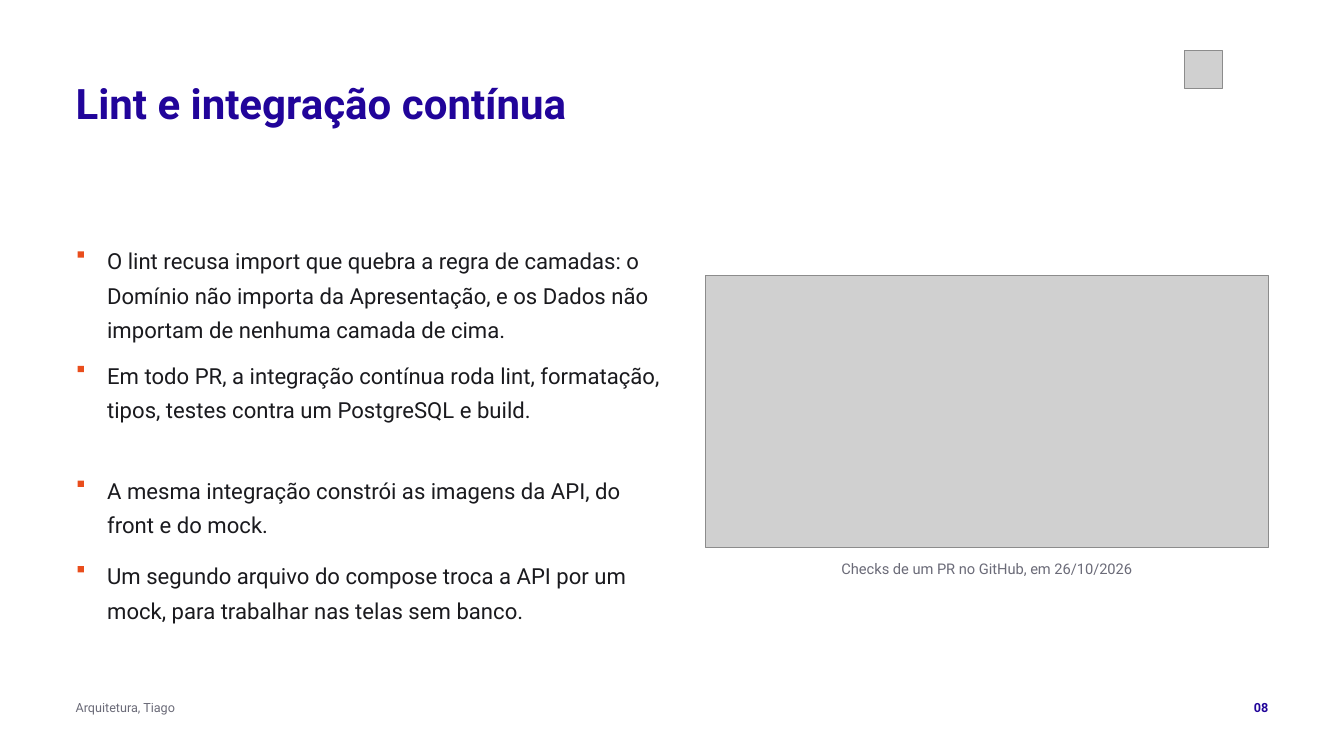
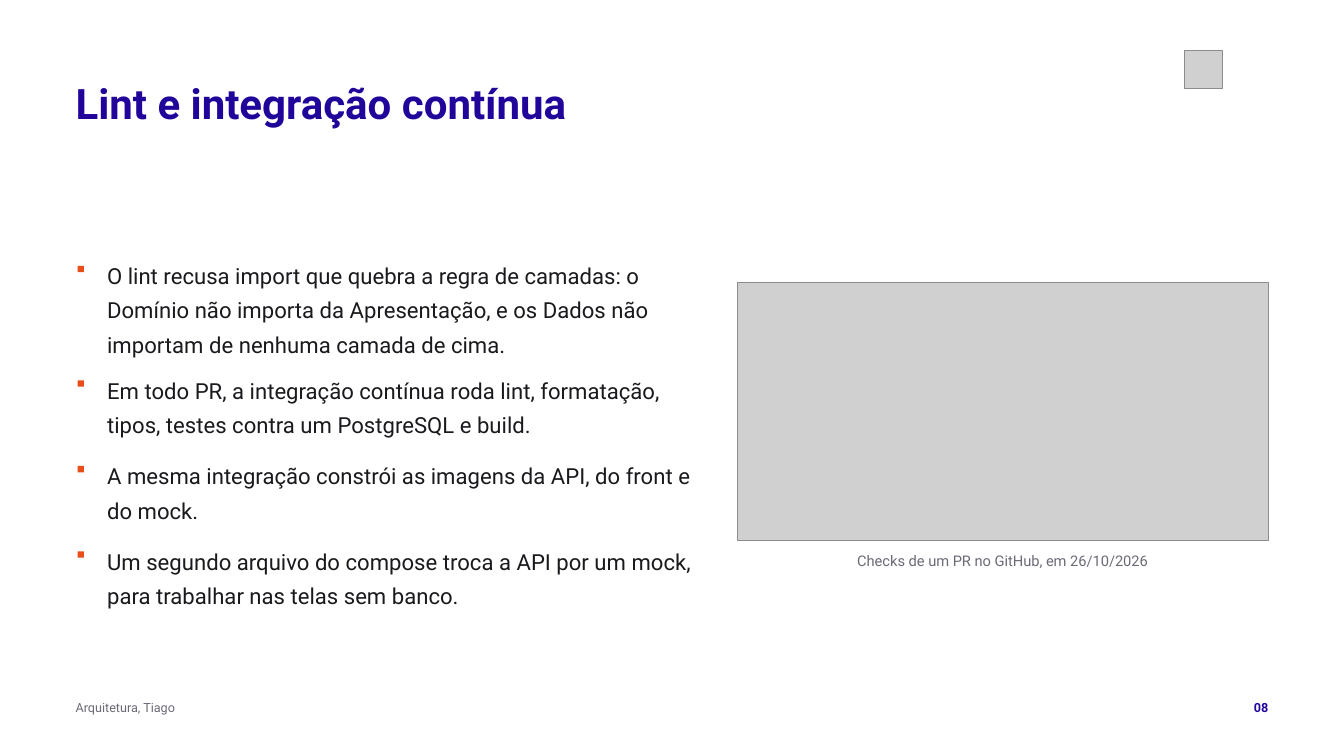
Before and after one commit to tcpassos/invite-app, a slide deck: slide 8 of trabalhos/T3-Apresentacao-Intermediaria.pptx. Drawn at 1344x756 pixels with LibreOffice and Linux fonts; fonts in the diff are those of the drawing; grey boxes stand for pictures. Boxes give left, top, right and bottom in pixels: in the first picture for what was removed or moved away, otherwise in the second. Text is boxed around its words. In the diff, an @@ line names an element or a change of style, - is before the commit and + after.

```diff
--- a/trabalhos/T3-Apresentacao-Intermediaria.pptx
+++ b/trabalhos/T3-Apresentacao-Intermediaria.pptx
@@ rectangle: place and size @@
-rectangle at [78,251,84,257]
+rectangle at [78,266,84,272]
@@ text "O lint recusa import que ...": place and size @@
-text "O lint recusa import que ..." at [107,252,648,343]
+text "O lint recusa import que ..." at [107,267,648,358]
@@ picture: place and size @@
-picture at [706,275,1268,547]
+picture at [737,283,1268,540]
@@ rectangle: place and size @@
-rectangle at [78,366,84,372]
+rectangle at [78,380,84,386]
@@ text "Em todo PR, a integração ...": place and size @@
-text "Em todo PR, a integração ..." at [107,367,659,423]
+text "Em todo PR, a integração ..." at [107,382,659,438]
@@ rectangle: place and size @@
-rectangle at [78,481,84,487]
+rectangle at [78,466,84,472]
@@ text "A mesma integração constrói as ..." rewrapped from [107,482,620,534] to [107,467,690,520] @@
@@ rectangle: place and size @@
-rectangle at [78,567,84,573]
+rectangle at [78,552,84,558]
@@ text "Um segundo arquivo do compose ..." rewrapped from [107,567,626,624] to [107,553,691,609] @@
@@ text "Checks de um PR no ...": place and size @@
-text "Checks de um PR no ..." at [841,563,1132,576]
+text "Checks de um PR no ..." at [857,555,1148,568]
```
Also in this commit, not shown: 1 other slide changed, 3 other files.
